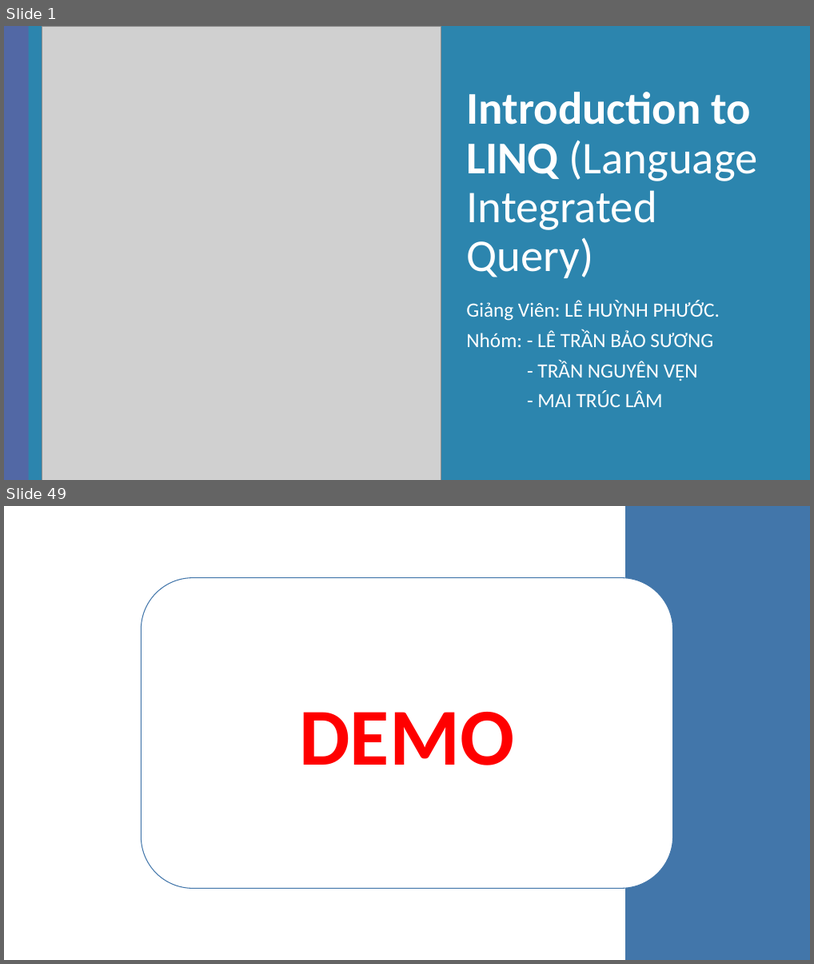
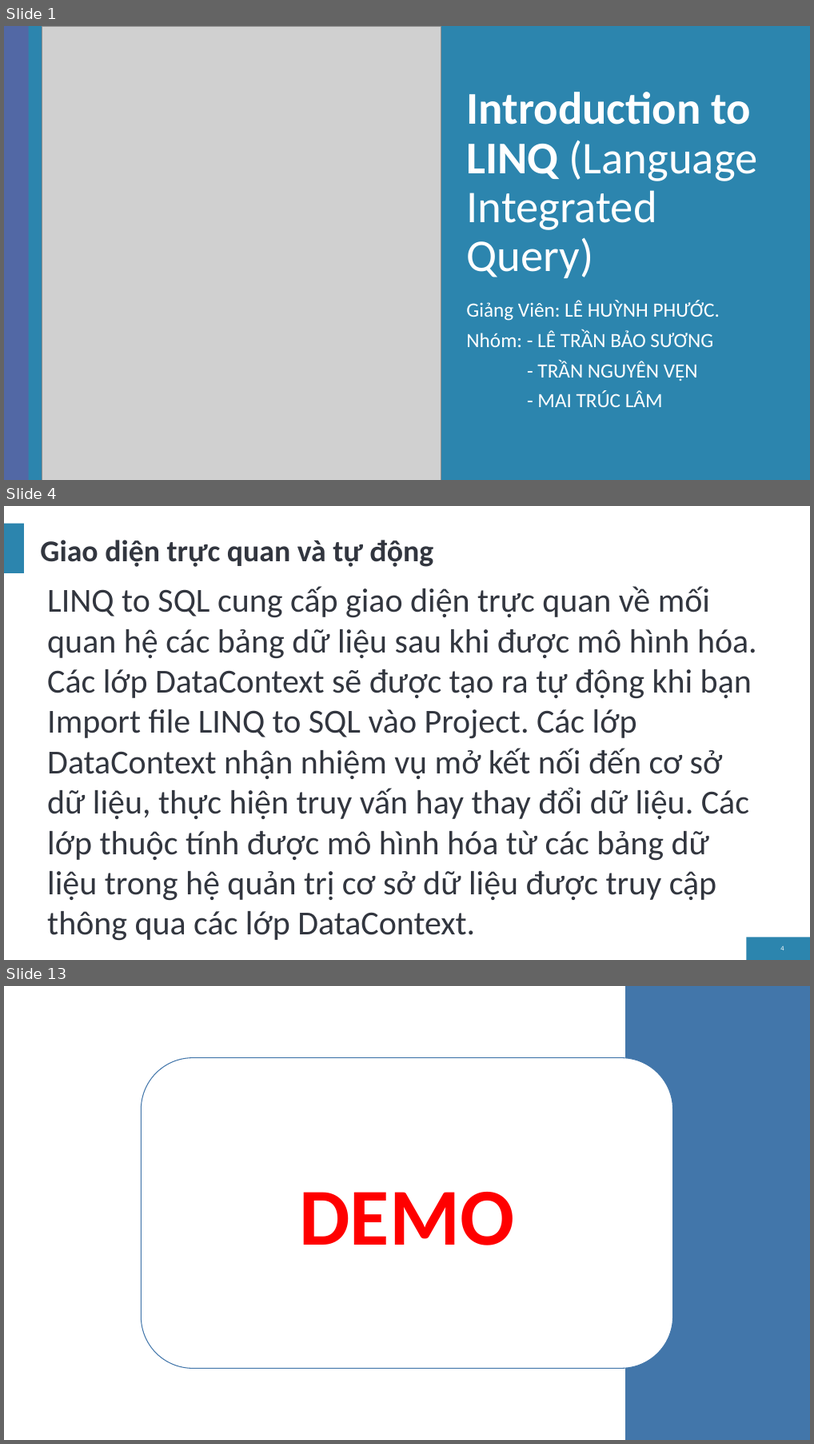
Before and after one commit to letranbaosuong/Lap-Trinh-Moi-Truong-Truc-Quan, a slide deck: Bao_Cao/LinQ.pptx. Shown one above the other, each under a label of ours: slides 1 and 49 before the commit, slides 1, 4 and 13 after it; the slides between them are not shown. The pictures are 814x964 and 814x1444 pixels, drawn with LibreOffice and Linux fonts; fonts in the diff are those of the drawing; grey boxes stand for pictures; background and template pictures are left out. Boxes give left, top, right and bottom in pixels: in the first picture for what was removed or moved away, otherwise in the second. Text is boxed around its words. In the diff, an @@ line names an element or a change of style, - is before the commit and + after.

```diff
--- a/Bao_Cao/LinQ.pptx
+++ b/Bao_Cao/LinQ.pptx
@@ slide 4 added at bbox=[4, 506, 810, 960], background #FFFFFF; not listed: 2 template elements that a slide beside it also shows @@
@@ title added at bbox=[40, 540, 434, 567], 36 pt, text #32363F, bold @@
+Giao diện trực quan và tự động
@@ text added at bbox=[47, 586, 758, 940], 40 pt, text #32363F @@
+LINQ to SQL cung cấp giao diện trực quan về mối quan hệ các bảng dữ liệu sau khi được mô hình hóa. Các lớp DataContext sẽ được tạo ra tự động khi bạn Import file LINQ to SQL vào Project. Các lớp DataContext nhận nhiệm vụ mở kết nối đến cơ sở dữ liệu, thực hiện truy vấn hay thay đổi dữ liệu. Các lớp thuộc tính được mô hình hóa từ các bảng dữ liệu trong hệ quản trị cơ sở dữ liệu được truy cập thông qua các lớp DataContext.
@@ page number added at bbox=[781, 945, 784, 950], 8 pt, text #FFFFFF @@
+4
@@ what was slide 49 is now slide 13 @@
```
Also in this commit, not shown: 10 other slides added, 55 slides removed, 46 other files.
